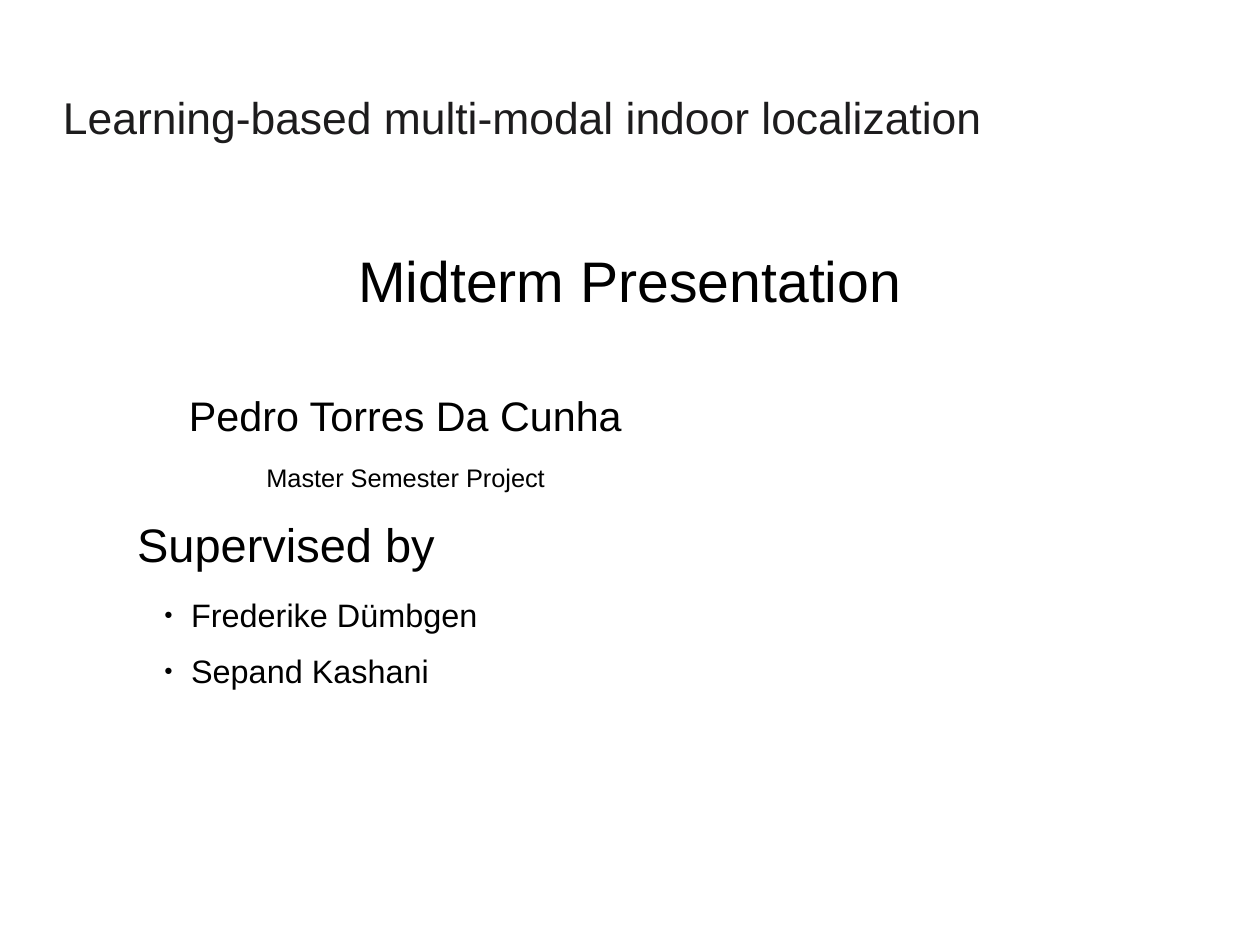
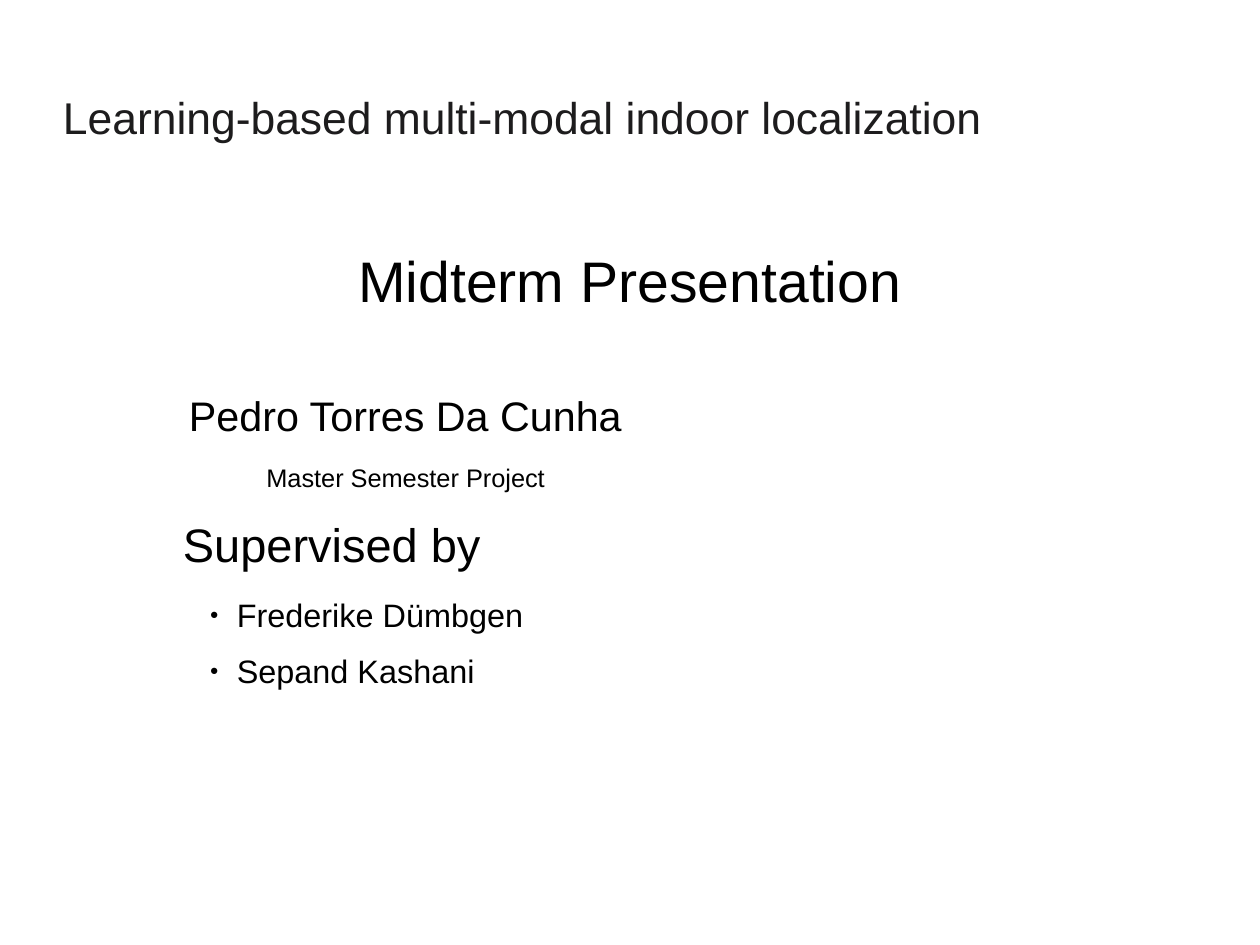
Before and after one commit to Painguin/Learning-based-multi-modal-indoor-localization, a slide deck: slide 1 of midterm_presentation.odp. Drawn at 1260x945 pixels with LibreOffice and Linux fonts; fonts in the diff are those of the drawing; background and template pictures are left out. Boxes give left, top, right and bottom in pixels: in the first picture for what was removed or moved away, otherwise in the second. Text is boxed around its words. In the diff, an @@ line names an element or a change of style, - is before the commit and + after.

```diff
--- a/midterm_presentation.odp
+++ b/midterm_presentation.odp
@@ text "Supervised by": place and size @@
-text "Supervised by" at box(137, 528, 477, 690)
+text "Supervised by" at box(183, 528, 523, 690)
```
Also in this commit, not shown: 4 other slides changed, 7 slides added, 8 slides removed, 28 other files.
